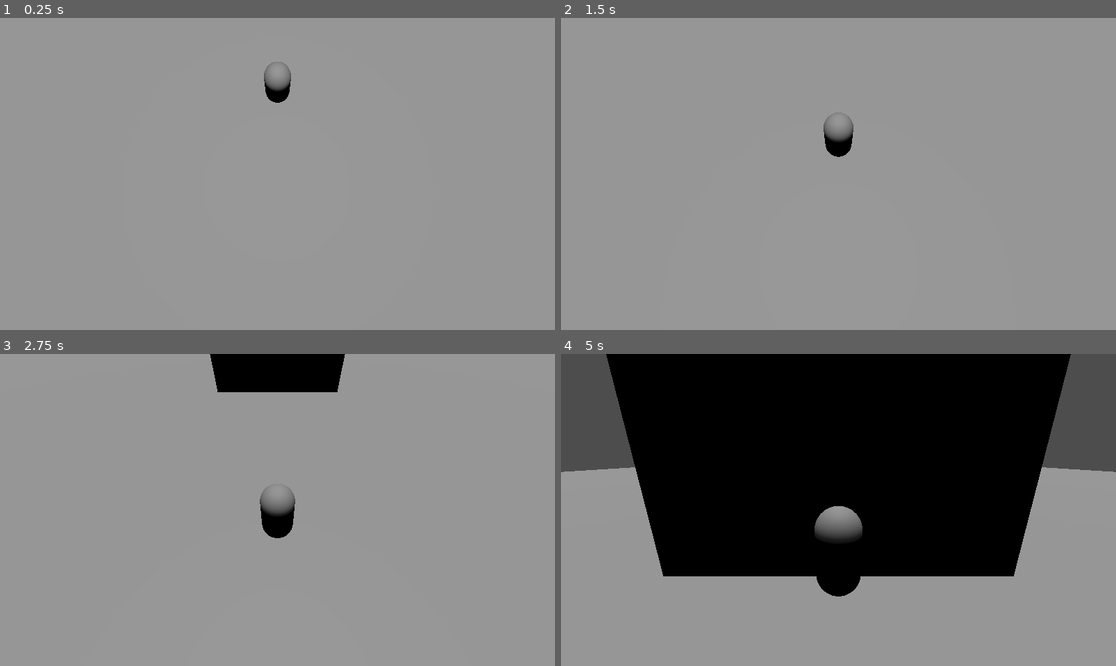
Above: before the commit, frames 1-4 (two rows, left to right).
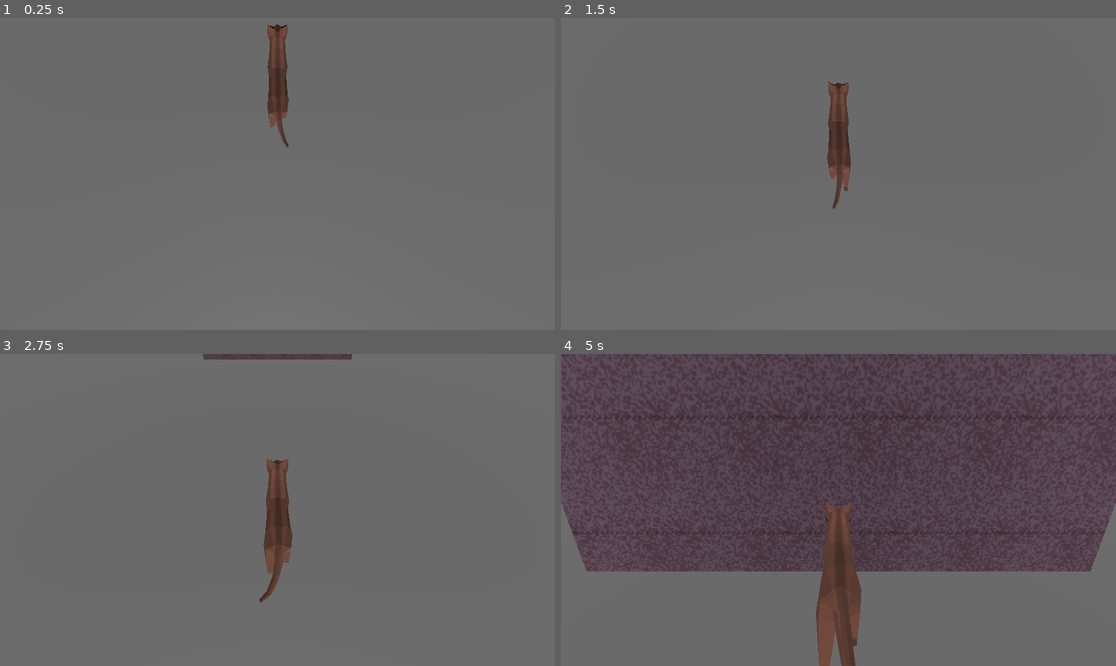
Above: after the commit, the same moments.

Repository: Knight-XAura/Cat-Tower-Climber
Game: Godot game, scene res://world/world.tscn
The game is run twice, just before and just after one commit, with the same random seed, the same clock (stepped at 60 frames per second) and the same inputs. The project has no main scene, so this scene is started directly.
Inputs:
- Up to frame 1 (0.25 s): no input
- Up to frame 2 (1.5 s): hold D (move_right) 0.53-1.28 s; hold A (move_left) from 1.28 s (still down)
- Up to frame 3 (2.75 s): release A (move_left) at 2.03 s; hold D (move_right) from 2.03 s (still down)
- Up to frame 4 (5 s): release D (move_right) at 3.53 s; hold A (move_left) from 3.53 s (still down)

The runs differ from the first frame. In frame 1, 100% of the frame differs, in the area x 0-100%, y 0-100%; in frame 2, 100%; in frame 3, 100%; in frame 4, 92%.

Commit message:
Day 6

Diff:
--- a/player/cat.gd
+++ b/player/cat.gd
@@ -1,6 +1,7 @@
 extends CharacterBody3D
 
 @onready var animation_player: AnimationPlayer = $AnimationPlayer
+@onready var cat_animation_player: AnimationPlayer = $cat_v2/AnimationPlayer
 
 
 const SPEED: float = 5.0
@@ -14,12 +15,17 @@
 func _ready() -> void:
 	animation_player.play("start")
 	await animation_player.animation_finished
+	cat_animation_player.play("hind_legs")
+	await get_tree().create_timer(1.0).timeout
+	cat_animation_player.stop()
+	cat_animation_player.play("belly_crawl")
+	rotate_x(deg_to_rad(90))
 	is_climbing = true
 
 
 func _physics_process(delta: float) -> void:
 	# Fixes every other run failing after about 25 tower pieces
-	position.z = 5
+	position.z = 5.5
 
 	# Climb kitty climb!
 	if is_climbing:
--- a/player/cat.tscn
+++ b/player/cat.tscn
@@ -1,12 +1,25 @@
-[gd_scene load_steps=8 format=3 uid="uid://hg6yxoajq38t"]
+[gd_scene load_steps=12 format=3 uid="uid://hg6yxoajq38t"]
 
 [ext_resource type="Script" path="res://Player/cat.gd" id="1_sy43n"]
+[ext_resource type="PackedScene" uid="uid://dpaoc23fdygf2" path="res://player/cat_v2.glb" id="2_gxh1b"]
+[ext_resource type="Texture2D" uid="uid://ytcns7mg6a88" path="res://player/cat_v2_cat_texture.png" id="3_rrknt"]
+[ext_resource type="Texture2D" uid="uid://donqy47jdxtss" path="res://player/cat_v2_cat_eye2.png" id="4_b7hk8"]
 
-[sub_resource type="CapsuleMesh" id="CapsuleMesh_eiylk"]
+[sub_resource type="BoxShape3D" id="BoxShape3D_rapfy"]
+size = Vector3(1, 1, 4.5)
 
-[sub_resource type="CapsuleShape3D" id="CapsuleShape3D_kcv2b"]
+[sub_resource type="StandardMaterial3D" id="StandardMaterial3D_vu616"]
+albedo_texture = ExtResource("3_rrknt")
 
-[sub_resource type="CapsuleShape3D" id="CapsuleShape3D_u6pge"]
+[sub_resource type="StandardMaterial3D" id="StandardMaterial3D_etgas"]
+albedo_texture = ExtResource("4_b7hk8")
+proximity_fade_enabled = true
+
+[sub_resource type="BoxShape3D" id="BoxShape3D_d4wn5"]
+size = Vector3(1, 1, 4.5)
+
+[sub_resource type="Animation" id="Animation_ffw14"]
+length = 0.001
 
 [sub_resource type="Animation" id="Animation_6hi7w"]
 resource_name = "start"
@@ -21,7 +34,7 @@
 "times": PackedFloat32Array(0, 5),
 "transitions": PackedFloat32Array(1, 1),
 "update": 0,
-"values": [Vector3(2.08165e-12, 1, 32), Vector3(2.08165e-12, 1, 5)]
+"values": [Vector3(2.08165e-12, 1, 32), Vector3(2.08165e-12, 1, 5.625)]
 }
 tracks/1/type = "value"
 tracks/1/imported = false
@@ -48,9 +61,6 @@
 "values": [Vector3(-1.5708, 3.48787e-16, 3.48787e-16), Vector3(-0.261799, 3.48787e-16, 3.48787e-16)]
 }
 
-[sub_resource type="Animation" id="Animation_ffw14"]
-length = 0.001
-
 [sub_resource type="AnimationLibrary" id="AnimationLibrary_o6y4q"]
 _data = {
 "RESET": SubResource("Animation_ffw14"),
@@ -58,23 +68,34 @@
 }
 
 [node name="Cat" type="CharacterBody3D"]
-transform = Transform3D(1, 0, 0, 0, 1, 0, 0, 0, 1, 2.08165e-12, 1, 32)
+transform = Transform3D(0.5, 0, 0, 0, 0.5, 0, 0, 0, 0.5, 2.08165e-12, 1, 2.08165e-12)
 collision_layer = 4
 collision_mask = 7
 script = ExtResource("1_sy43n")
 
-[node name="CSGMesh3D" type="CSGMesh3D" parent="."]
-mesh = SubResource("CapsuleMesh_eiylk")
+[node name="BodyCollider" type="CollisionShape3D" parent="."]
+transform = Transform3D(1, 4.02214e-24, 0, 4.02214e-24, 1, 0, 0, 0, 1, 2.08165e-12, -1.5, 2.08165e-12)
+shape = SubResource("BoxShape3D_rapfy")
 
-[node name="BodyCollider" type="CollisionShape3D" parent="."]
-shape = SubResource("CapsuleShape3D_kcv2b")
+[node name="cat_v2" parent="." instance=ExtResource("2_gxh1b")]
+transform = Transform3D(-1, 3.48787e-16, -8.74228e-08, 3.48787e-16, 1, -3.48787e-16, 8.74228e-08, -3.48787e-16, -1, 2.08165e-12, -2, 2.08165e-12)
+
+[node name="cat" parent="cat_v2/metarig/Skeleton3D" index="0"]
+surface_material_override/0 = SubResource("StandardMaterial3D_vu616")
+
+[node name="Plane" parent="cat_v2/metarig/Skeleton3D" index="1"]
+surface_material_override/0 = SubResource("StandardMaterial3D_etgas")
+
+[node name="AnimationPlayer" parent="cat_v2" index="1"]
+autoplay = "walk"
 
 [node name="Detector" type="Area3D" parent="."]
 collision_layer = 0
 collision_mask = 2
 
 [node name="DetectorCollider" type="CollisionShape3D" parent="Detector"]
-shape = SubResource("CapsuleShape3D_u6pge")
+transform = Transform3D(1, 0, 0, 0, 1, 0, 0, 0, 1, 2.08165e-12, -1.5, 2.08165e-12)
+shape = SubResource("BoxShape3D_d4wn5")
 
 [node name="AnimationPlayer" type="AnimationPlayer" parent="."]
 libraries = {
@@ -82,6 +103,8 @@
 }
 
 [node name="Camera3D" type="Camera3D" parent="."]
-transform = Transform3D(1, -6.97574e-16, -1.5246e-23, -1.5246e-23, -4.37114e-08, 1, -6.97574e-16, -1, -4.37114e-08, 2.08165e-12, 8, 4)
+transform = Transform3D(1, -6.97574e-16, -1.26261e-21, -1.26261e-21, -3.61999e-06, 1, -6.97574e-16, -1, -3.61999e-06, 2.08165e-12, 8, 4)
 
 [connection signal="body_entered" from="Detector" to="." method="_on_area_3d_body_entered"]
+
+[editable path="cat_v2"]
--- a/project.godot
+++ b/project.godot
@@ -14,6 +14,10 @@
 config/features=PackedStringArray("4.1", "GL Compatibility")
 config/icon="res://icon.svg"
 
+[filesystem]
+
+import/fbx/enabled=false
+
 [input]
 
 move_left={
@@ -29,10 +33,6 @@
 ]
 }
 
-[physics]
-
-3d/default_gravity=9.8
-
 [rendering]
 
 renderer/rendering_method="gl_compatibility"
--- a/tower/standard.tscn
+++ b/tower/standard.tscn
@@ -1,21 +1,24 @@
-[gd_scene load_steps=4 format=3 uid="uid://wkr7sjtl02v1"]
+[gd_scene load_steps=5 format=3 uid="uid://wkr7sjtl02v1"]
 
 [ext_resource type="Script" path="res://tower/standard.gd" id="1_2xyna"]
+[ext_resource type="PackedScene" uid="uid://1c8vgrg3o2yp" path="res://tower/base.glb" id="2_um0v2"]
 
 [sub_resource type="BoxShape3D" id="BoxShape3D_0f4cp"]
+size = Vector3(9, 9, 9)
 
 [sub_resource type="BoxShape3D" id="BoxShape3D_spube"]
+size = Vector3(9, 9, 9)
 
 [node name="Standard" type="StaticBody3D" groups=["tower"]]
-transform = Transform3D(9, 0, 0, 0, 9, 0, 0, 0, 9, 2.08165e-12, 4.5, 2.08165e-12)
+transform = Transform3D(1, 0, 0, 0, 1, 0, 0, 0, 1, 2.08165e-12, 4.5, 2.08165e-12)
 collision_layer = 2
 collision_mask = 2
 script = ExtResource("1_2xyna")
 
-[node name="CSGBox3D" type="CSGBox3D" parent="."]
-
 [node name="StandardCollider" type="CollisionShape3D" parent="."]
 shape = SubResource("BoxShape3D_0f4cp")
+
+[node name="base" parent="." instance=ExtResource("2_um0v2")]
 
 [node name="Detector" type="Area3D" parent="."]
 collision_layer = 0
--- /dev/null
+++ b/tower/tower_fluff.tres
@@ -0,0 +1,10 @@
+[gd_resource type="StandardMaterial3D" load_steps=2 format=3 uid="uid://g8ng5a15soy7"]
+
+[ext_resource type="Texture2D" uid="uid://egynmuiab7l6" path="res://tower/tower_fluff.png" id="1_1enks"]
+
+[resource]
+resource_name = "fluff"
+cull_mode = 2
+vertex_color_use_as_albedo = true
+albedo_texture = ExtResource("1_1enks")
+metallic = 1.0
--- a/world/world.tscn
+++ b/world/world.tscn
@@ -8,7 +8,7 @@
 [node name="World" type="Node3D"]
 
 [node name="DirectionalLight3D" type="DirectionalLight3D" parent="."]
-transform = Transform3D(-0.996195, -0.0871556, -3.80969e-09, 0, -4.37114e-08, 1, -0.0871556, 0.996195, 4.35451e-08, 0, 0, 0)
+transform = Transform3D(1, -5.2318e-16, 3.02058e-16, 3.02058e-16, 0.866026, 0.5, -5.2318e-16, -0.5, 0.866025, 0, 0, 0)
 
 [node name="Floor" parent="." instance=ExtResource("1_5184r")]
 
@@ -19,7 +19,7 @@
 [node name="Standard" parent="Tower" instance=ExtResource("2_8nkll")]
 
 [node name="Cat" parent="." instance=ExtResource("3_w0oh0")]
-transform = Transform3D(1, 0, 0, 0, 1, 0, 0, 0, 1, 2.08165e-12, 1, 32)
+transform = Transform3D(0.5, 0, 0, 0, 0.5, 0, 0, 0, 0.5, 2.08165e-12, 1, 32)
 
 [node name="Timers" type="Node" parent="."]
 
Binary file added: player/cat_v2.glb
Not shown, added: player/cat_v2.glb.import
Binary file added: player/cat_v2_cat_eye2.png
Not shown, added: player/cat_v2_cat_eye2.png.import
Binary file added: player/cat_v2_cat_texture.png
Not shown, added: player/cat_v2_cat_texture.png.import
Binary file added: tower/base.glb
Not shown, added: tower/base.glb.import
Binary file added: tower/cat.fbx
Binary file added: tower/hole/darkness.png
Not shown, added: tower/hole/darkness.png.import
Binary file added: tower/hole/hole.glb
(and 11 more such lines)
